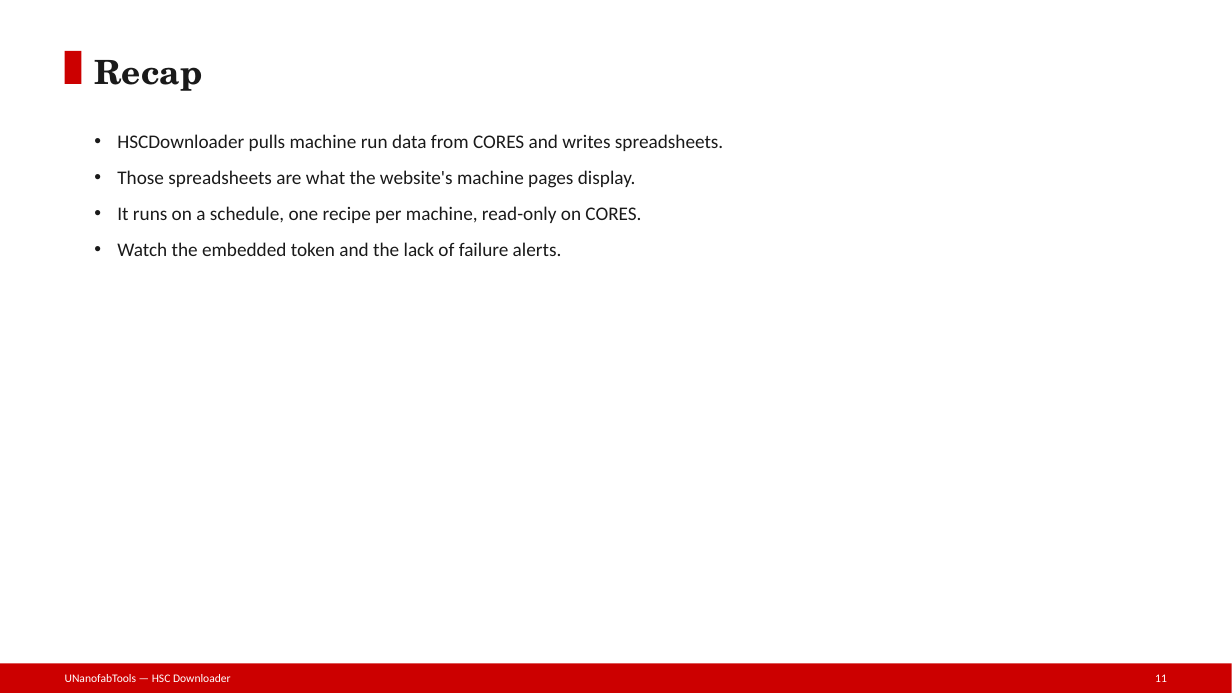
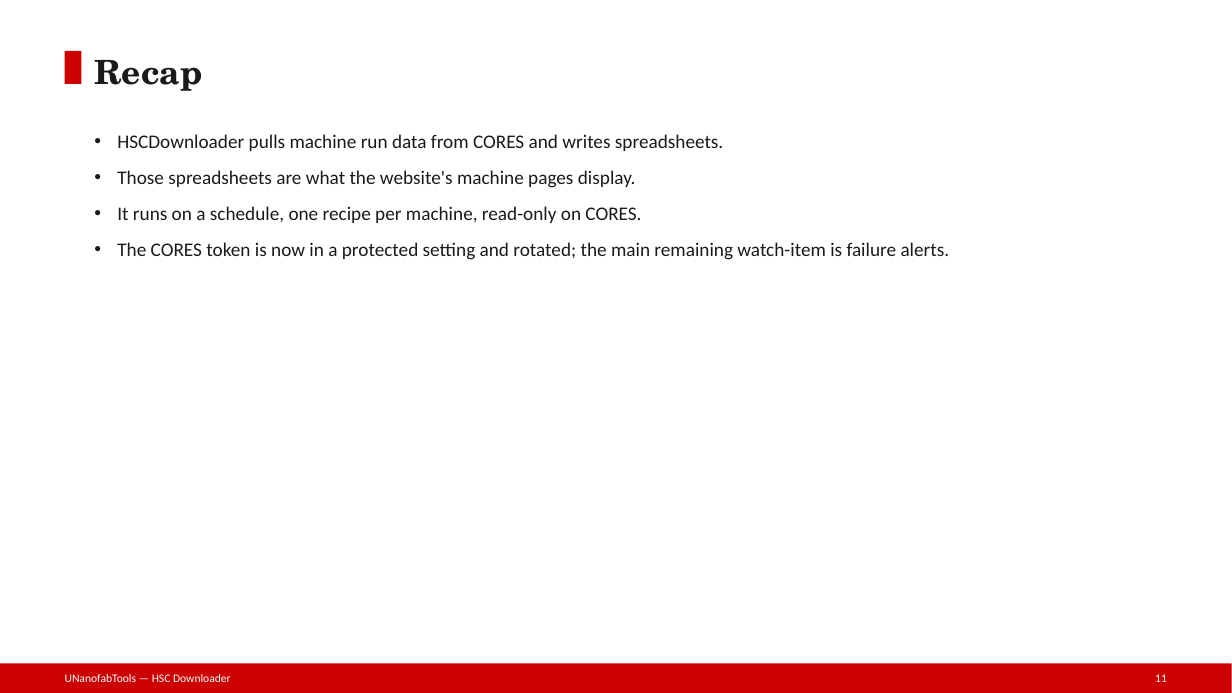
Before and after one commit to phelanhobbs/nanofab-documentation, a slide deck: slide 11 of presentation/UNanofabTools/hscdownloader/slides/HSC-Downloader.pptx. Drawn at 1232x693 pixels with LibreOffice and Linux fonts; fonts in the diff are those of the drawing. Boxes give left, top, right and bottom in pixels: in the first picture for what was removed or moved away, otherwise in the second. Text is boxed around its words. In the diff, an @@ line names an element or a change of style, - is before the commit and + after.

Commit message:
docs: CORES bearer token rotated 2026-06-29 (hscdownloader) + shared PreciousMetalReader auth.py now 403

```diff
--- a/presentation/UNanofabTools/hscdownloader/slides/HSC-Downloader.pptx
+++ b/presentation/UNanofabTools/hscdownloader/slides/HSC-Downloader.pptx
@@ text at [117,242,950,260]: text changed @@
-• Watch the embedded token and the lack of failure alerts.
+• The CORES token is now in a protected setting and rotated; the main remaining watch-item is failure alerts.
```
Also in this commit, not shown: 1 other slide changed, 30 other files.
